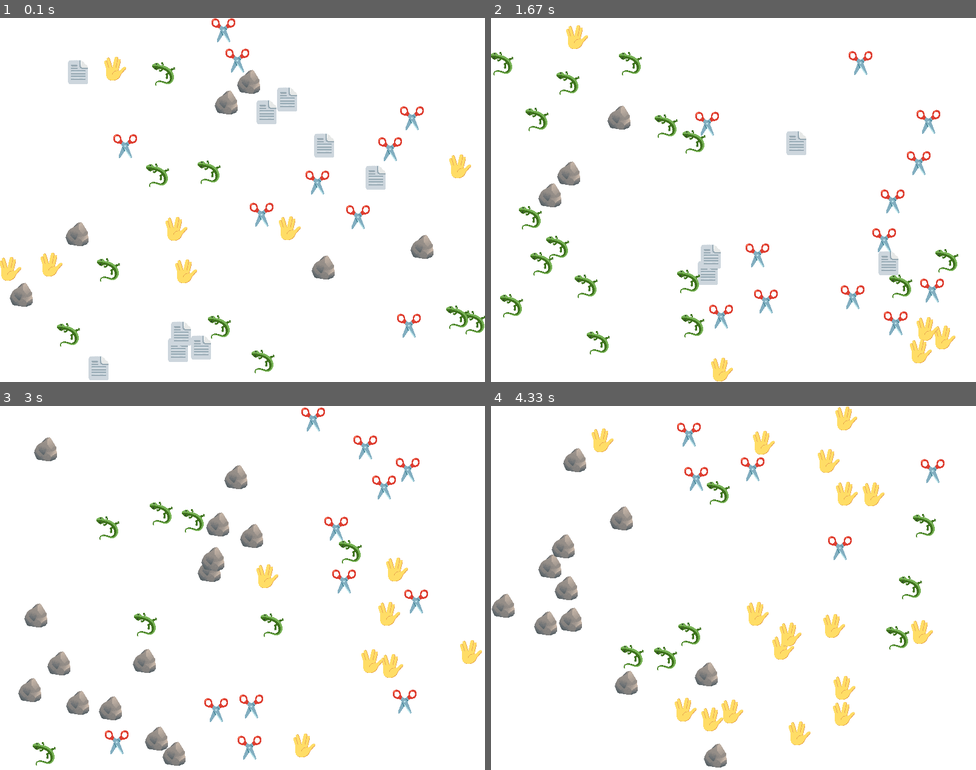
Above: before the commit, frames 1-4 (two rows, left to right).
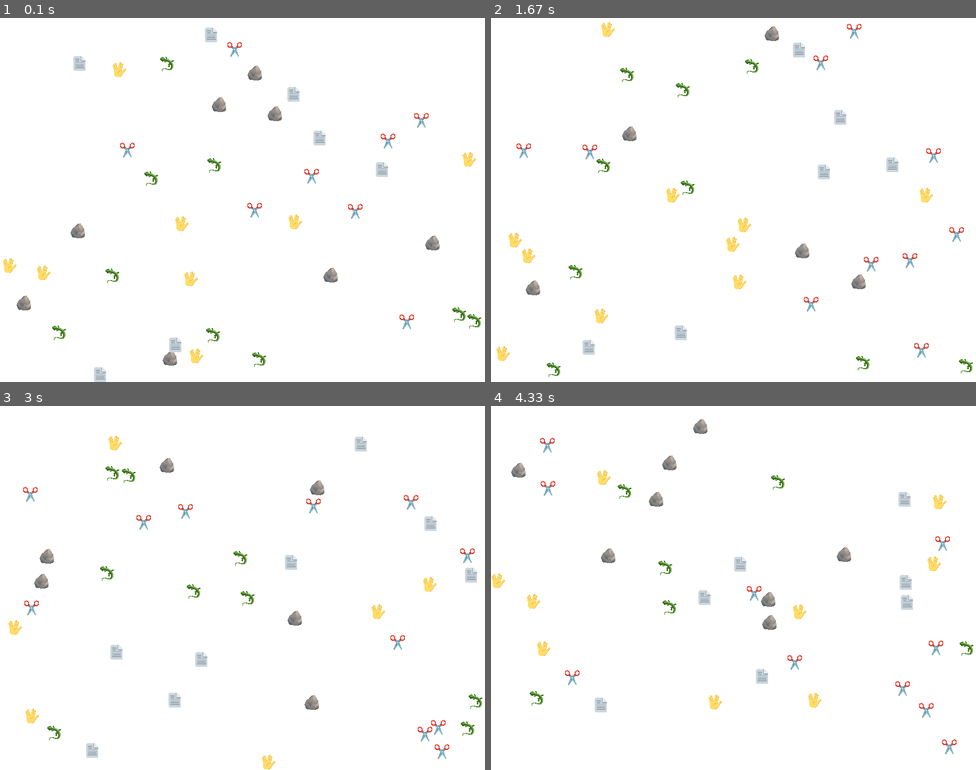
Above: after the commit, the same moments.

Repository: lxwooxy/pygames
Game: pygame game, started from rockpaperscissorslizardspock/RPSLS_game.py
Two runs of this game, one before a commit and one after it. Both use one fixed random seed, a clock stepped at 60 frames per second and the inputs below.
Inputs:
- Up to frame 1 (0.1 s): no input
- Up to frame 2 (1.67 s): no input
- Up to frame 3 (3 s): no input
- Up to frame 4 (4.33 s): no input

The runs differ from the first frame. In frame 1, 7.3% of the frame differs, in the area x 0-100%, y 0-100%; in frame 2, 8.1%; in frame 3, 9.0%; in frame 4, 9.5%.

Commit message:
git up there

Diff:
--- a/rockpaperscissorslizardspock/RPSLS_game.py
+++ b/rockpaperscissorslizardspock/RPSLS_game.py
@@ -1,5 +1,6 @@
 import pygame
 import random
+import math
 
 # Initialize Pygame
 pygame.init()
@@ -21,7 +22,7 @@
     return pygame.transform.scale(image, (new_width, target_height))
 
 # Load and scale PNG images
-TARGET_HEIGHT = 40  # Icon height
+TARGET_HEIGHT = 25  # Smaller icons
 ROCK_IMG = scale_image(pygame.image.load("rock.png"), TARGET_HEIGHT)
 PAPER_IMG = scale_image(pygame.image.load("paper.png"), TARGET_HEIGHT)
 SCISSORS_IMG = scale_image(pygame.image.load("scissors.png"), TARGET_HEIGHT)
@@ -33,11 +34,11 @@
 
 # Rules for determining outcomes
 RPSLS_RULES = {
-    "rock": ["scissors", "lizard"],        # Rock crushes scissors and lizard
-    "paper": ["rock", "spock"],           # Paper covers rock and disproves Spock
-    "scissors": ["paper", "lizard"],      # Scissors cuts paper and decapitates lizard
-    "lizard": ["spock", "paper"],         # Lizard poisons Spock and eats paper
-    "spock": ["scissors", "rock"],        # Spock smashes scissors and vaporizes rock
+    "rock": ["scissors", "lizard"],
+    "paper": ["rock", "spock"],
+    "scissors": ["paper", "lizard"],
+    "lizard": ["spock", "paper"],
+    "spock": ["scissors", "rock"],
 }
 
 # Define the classes
@@ -46,8 +47,8 @@
         self.x = x
         self.y = y
         self.type = icon_type
-        self.vx = random.choice([-3, -2, 2, 3])  # Increased speed
-        self.vy = random.choice([-3, -2, 2, 3])
+        self.vx = random.uniform(-2, 2)  # Slower speeds
+        self.vy = random.uniform(-2, 2)
 
     def move(self):
         self.x += self.vx
@@ -72,16 +73,42 @@
             screen.blit(SPOCK_IMG, (self.x, self.y))
 
 def handle_collision(icon1, icon2):
-    # Swap velocities for a bounce effect
-    icon1.vx, icon2.vx = icon2.vx, icon1.vx
-    icon1.vy, icon2.vy = icon2.vy, icon1.vy
+    # Calculate the direction of the collision
+    dx = icon1.x - icon2.x
+    dy = icon1.y - icon2.y
+    distance = math.sqrt(dx**2 + dy**2)
 
-    # Determine the winner based on RPSLS rules
-    if icon1.type != icon2.type:
-        if icon2.type in RPSLS_RULES[icon1.type]:
-            icon2.type = icon1.type  # icon1 wins
-        elif icon1.type in RPSLS_RULES[icon2.type]:
-            icon1.type = icon2.type  # icon2 wins
+    if distance < ICON_WIDTH:  # Collision detected
+        # Resolve overlap by moving icons apart
+        overlap = ICON_WIDTH - distance
+        move_x = dx / distance * overlap / 2
+        move_y = dy / distance * overlap / 2
+
+        icon1.x += move_x
+        icon1.y += move_y
+        icon2.x -= move_x
+        icon2.y -= move_y
+
+        # Swap velocities based on collision angle
+        normal_x = dx / distance
+        normal_y = dy / distance
+
+        # Dot product of velocity and normal
+        dot1 = icon1.vx * normal_x + icon1.vy * normal_y
+        dot2 = icon2.vx * normal_x + icon2.vy * normal_y
+
+        # Update velocities
+        icon1.vx -= 2 * dot1 * normal_x
+        icon1.vy -= 2 * dot1 * normal_y
+        icon2.vx -= 2 * dot2 * normal_x
+        icon2.vy -= 2 * dot2 * normal_y
+
+        # Determine the winner based on RPSLS rules
+        if icon1.type != icon2.type:
+            if icon2.type in RPSLS_RULES[icon1.type]:
+                icon2.type = icon1.type  # icon1 wins
+            elif icon1.type in RPSLS_RULES[icon2.type]:
+                icon1.type = icon2.type  # icon2 wins
 
 # Create icons
 icons = []
@@ -112,7 +139,7 @@
         for j in range(i + 1, len(icons)):
             dx = icons[i].x - icons[j].x
             dy = icons[i].y - icons[j].y
-            distance = (dx ** 2 + dy ** 2) ** 0.5
+            distance = math.sqrt(dx**2 + dy**2)
             if distance < ICON_WIDTH:  # Collision detected
                 handle_collision(icons[i], icons[j])
 
Not shown, added: gitup.sh
